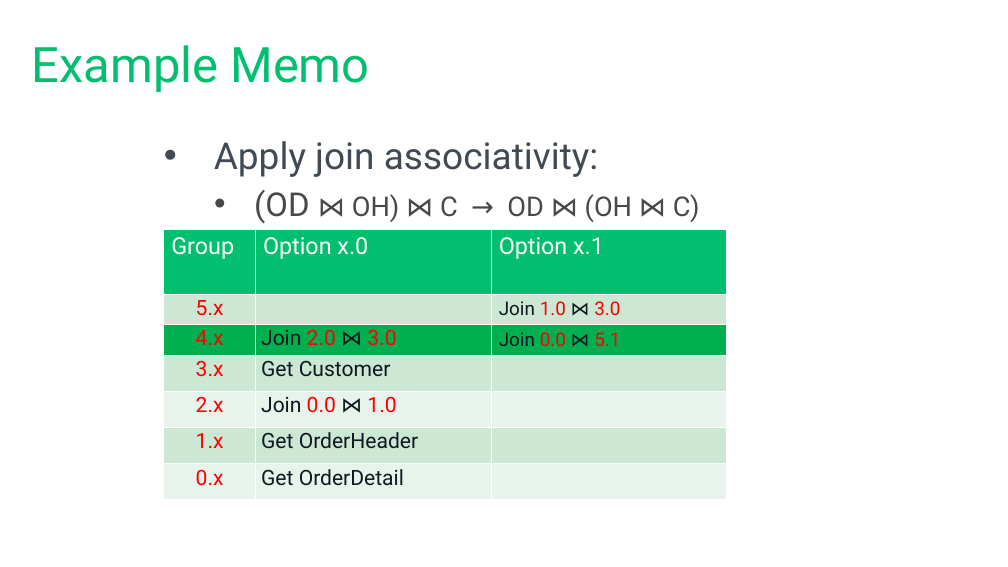
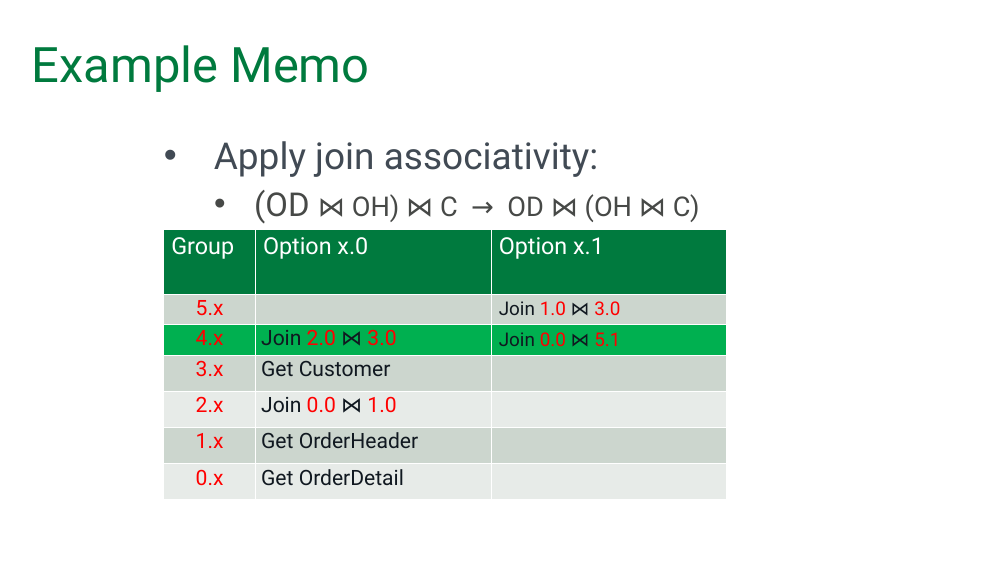
Before and after one commit to tf3604/OptimizerPresentation, a slide deck: slide 55 of Optimizer.pptx (slide 54 before the commit). Drawn at 1008x567 pixels with LibreOffice and Linux fonts; fonts in the diff are those of the drawing; background and template pictures are left out. Boxes give left, top, right and bottom in pixels: in the first picture for what was removed or moved away, otherwise in the second. Text is boxed around its words. In the diff, an @@ line names an element or a change of style, - is before the commit and + after.

```diff
--- a/Optimizer.pptx
+++ b/Optimizer.pptx
@@ title "Example Memo" at box(32, 45, 369, 92): text colour #00BF6F to #007A3E @@
@@ table at box(164, 230, 728, 500) @@
@@ fill #00BF6F to #007A3E in row 1 @@
@@ fill #CCE8D5 to #CCD7CE in 9 cells @@
@@ fill #E7F4EB to #E7ECE8 in 6 cells @@
```
Also in this commit, not shown: 62 other slides changed, 1 slide added.
